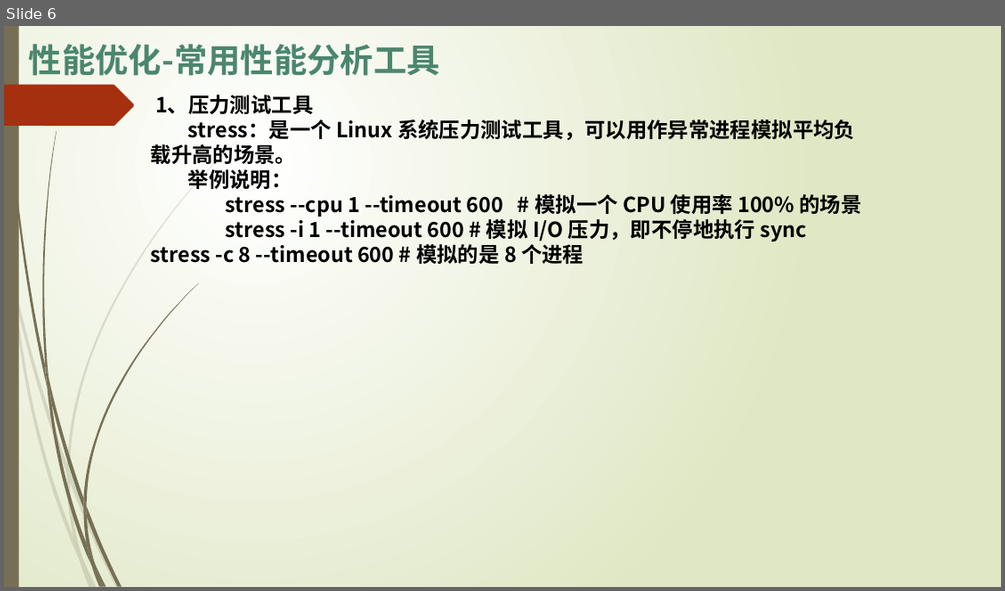
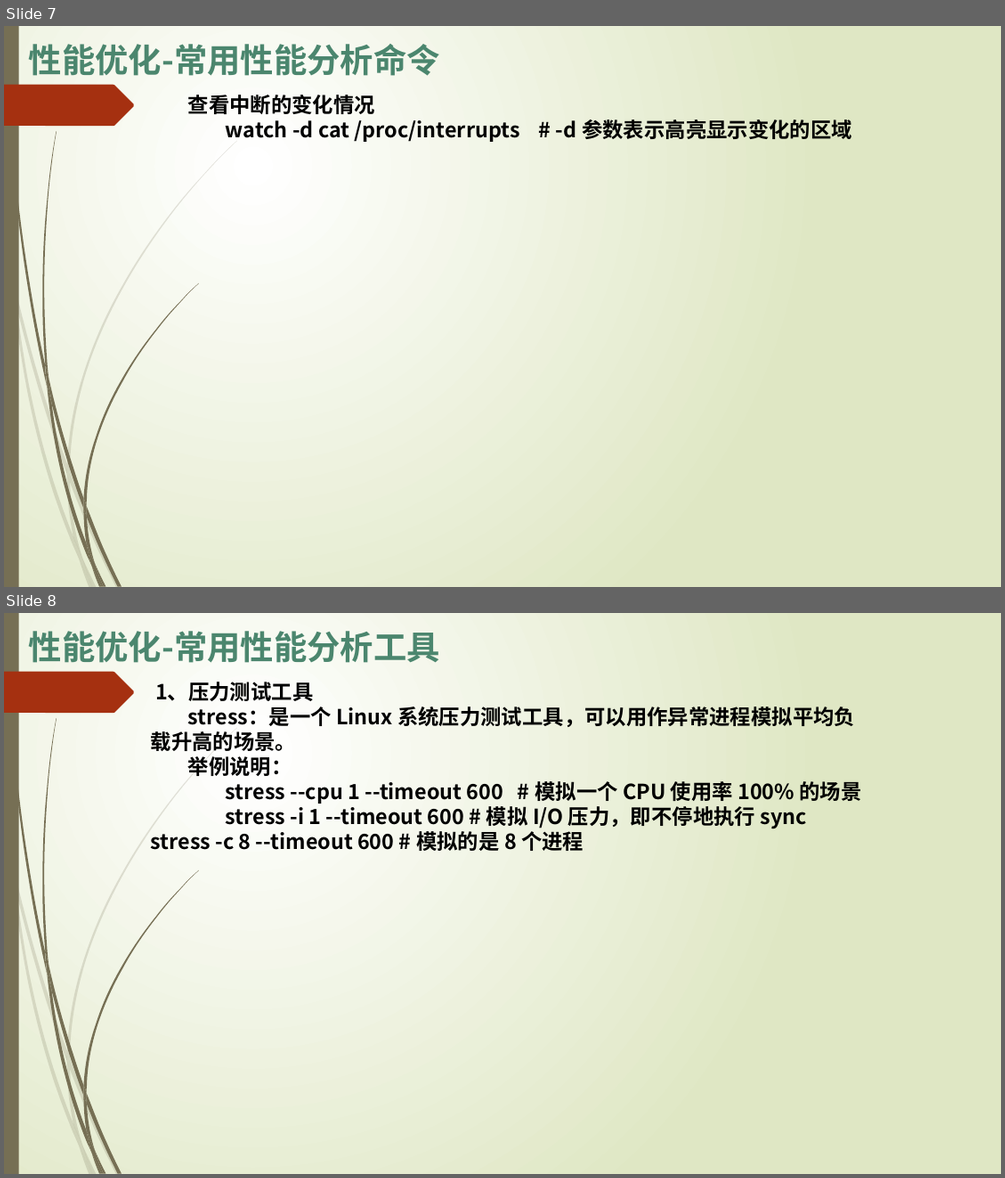
Before and after one commit to ltybjeagle/project-ltydemo, a slide deck: doc/04_性能优化.pptx. Shown one above the other, each under a label of ours: slide 6 before the commit, slides 7 and 8 after it. The pictures are 1005x591 and 1005x1178 pixels, drawn with LibreOffice and Linux fonts; fonts in the diff are those of the drawing. Boxes give left, top, right and bottom in pixels: in the first picture for what was removed or moved away, otherwise in the second. Text is boxed around its words. In the diff, an @@ line names an element or a change of style, - is before the commit and + after.

Commit message:
技术体系——性能优化完善

```diff
--- a/doc/04_性能优化.pptx
+++ b/doc/04_性能优化.pptx
@@ slide 7 added at <box>4,26,1001,587</box>, background gradient #FFFFFF to #DFE8C4; not listed: 24 template elements that a slide beside it also shows @@
@@ text added at <box>29,44,440,76</box>, 32 pt, text #4B866E, bold @@
+性能优化-常用性能分析命令
@@ text added at <box>188,95,852,142</box>, 20 pt, text #000000, bold @@
+查看中断的变化情况
+watch -d cat /proc/interrupts # -d 参数表示高亮显示变化的区域
@@ what was slide 6 is now slide 8 @@
```
Also in this commit, not shown: 1 slide changed, 1 other slide added.
